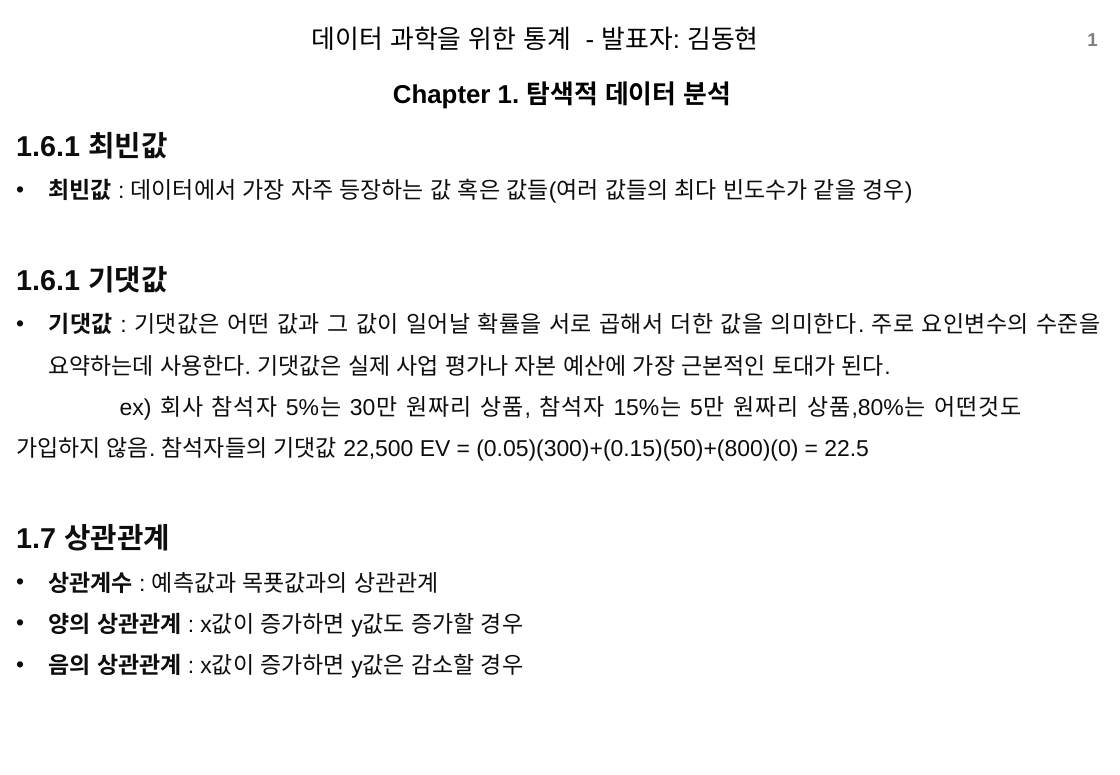
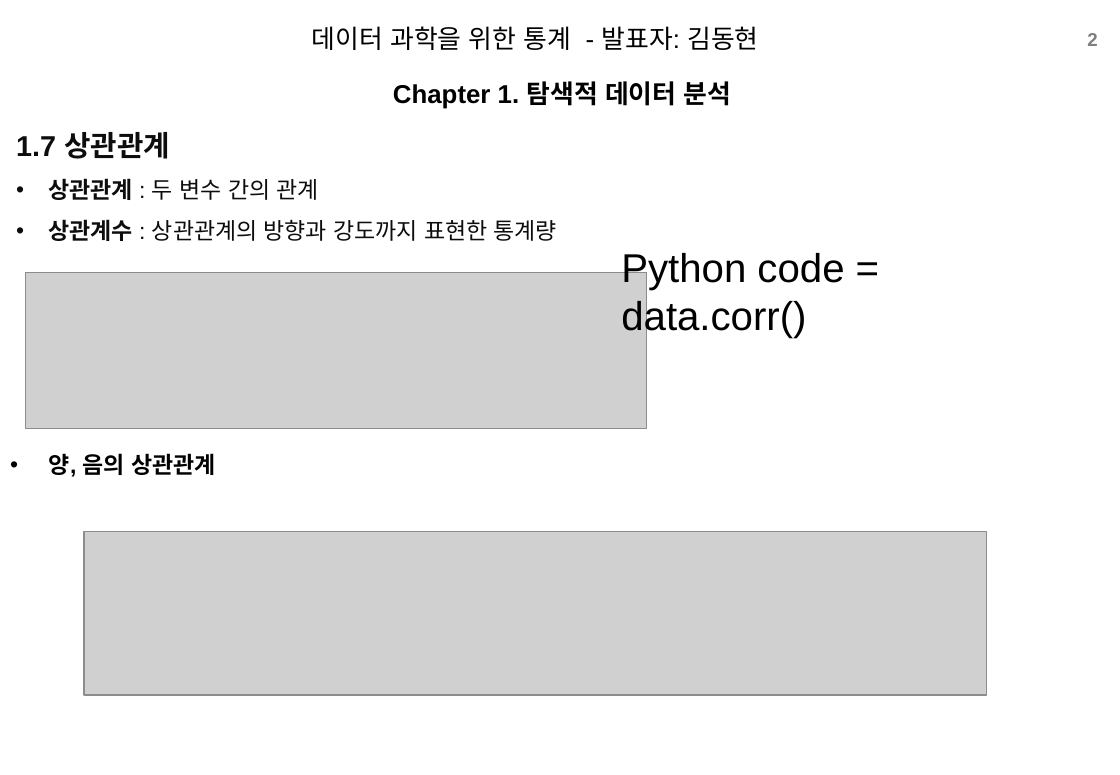
Before and after one commit to xddongx/flexink, a slide deck: slide 2 of study/ppt/[스터디]1.6.1~1.7상관계수_KDH.pptx (slide 1 before the commit). Drawn at 1120x775 pixels with LibreOffice and Linux fonts; fonts in the diff are those of the drawing; grey boxes stand for pictures; background and template pictures are left out. Boxes give left, top, right and bottom in pixels: in the first picture for what was removed or moved away, otherwise in the second. Text is boxed around its words. In the diff, an @@ line names an element or a change of style, - is before the commit and + after.

```diff
--- a/study/ppt/[스터디]1.6.1~1.7상관계수_KDH.pptx
+++ b/study/ppt/[스터디]1.6.1~1.7상관계수_KDH.pptx
@@ page number at (1087,33,1097,46): text changed @@
-1
+2
@@ text at (16,132,1100,461): paragraphs removed @@
-1.6.1 최빈값
-• 최빈값 : 데이터에서 가장 자주 등장하는 값 혹은 값들(여러 값들의 최다 빈도수가 같을 경우)
-1.6.1 기댓값
-• 기댓값 : 기댓값은 어떤 값과 그 값이 일어날 확률을 서로 곱해서 더한 값을 의미한다. 주로 요인변수의 수준을 요약하는데 사용한다. 기댓값은 실제 사업 평가나 자본 예산에 가장 근본적인 토대가 된다.
-ex) 회사 참석자 5%는 30만 원짜리 상품, 참석자 15%는 5만 원짜리 상품,80%는 어떤것도 가입하지 않음. 참석자들의 기댓값 22,500 EV = (0.05)(300)+(0.15)(50)+(800)(0) = 22.5
@@ text at (48,178,557,241): text changed @@
-• 상관계수 : 예측값과 목푯값과의 상관관계
-• 양의 상관관계 : x값이 증가하면 y값도 증가할 경우
-• 음의 상관관계 : x값이 증가하면 y값은 감소할 경우
+• 상관관계 : 두 변수 간의 관계
+• 상관계수 : 상관관계의 방향과 강도까지 표현한 통계량
@@ text added at (621,253,844,338), 28 pt, text #000000 @@
+Python code = data.corr()
@@ picture added at (25,272,646,428) @@
@@ text added at (49,453,215,477), 16 pt, text #000000, bold @@
+• 양, 음의 상관관계
@@ picture added at (84,533,987,696) @@
```
Also in this commit, not shown: 1 other slide changed, 1 slide added, 1 slide removed, 1 other file.
